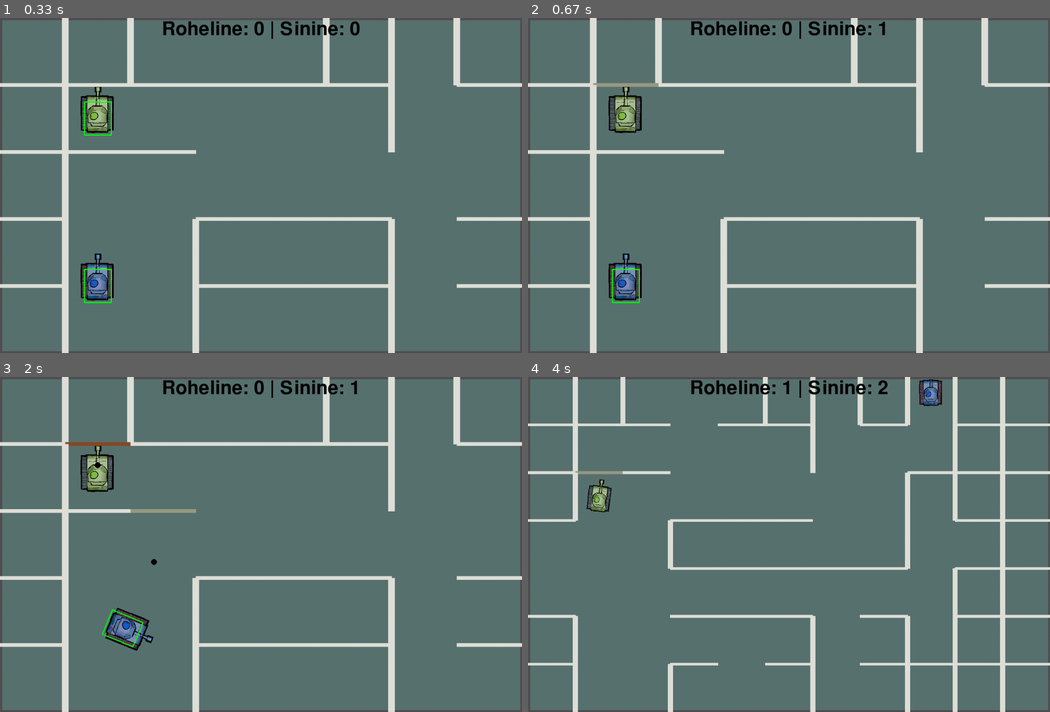
Above: before the commit, frames 1-4 (two rows, left to right).
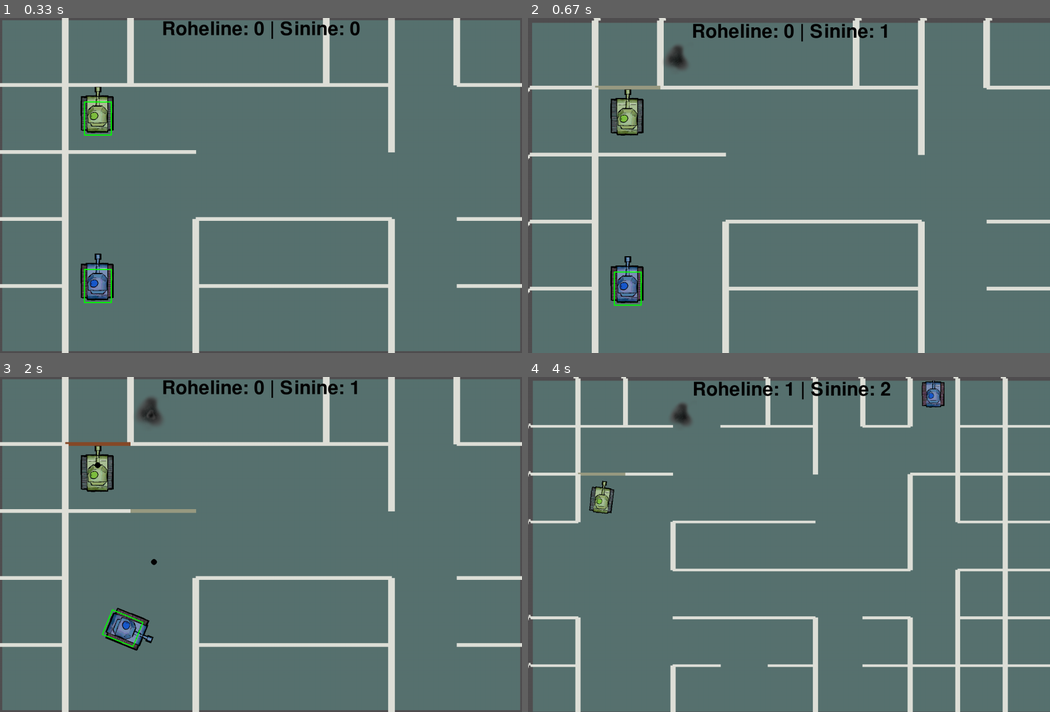
Above: after the commit, the same moments.

Repository: Last-Name-Dude/tank-treads-pygame
Game: pygame game, started from start.py
Same seed, same stepped clock (60 frames per second), same inputs: the game is played once before the commit and once after it.
Inputs:
- Up to frame 1 (0.33 s): no input
- Up to frame 2 (0.67 s): tap Space at 0.33 s
- Up to frame 3 (2 s): hold Right 0.67-1.13 s; hold D 0.67-1.13 s; tap Space at 0.73, 1.03, 1.23, 1.57, 1.87 s; tap Right Ctrl at 0.82 s; hold Up 1.17-1.47 s; hold W 1.17-1.47 s; hold Right 1.5-1.97 s; hold D 1.5-1.97 s
- Up to frame 4 (4 s): hold Left 2-2.53 s; hold A 2-2.53 s; tap Space at 2.07, 2.37, 2.63, 2.97, 3.27, 3.4, 3.8 s; tap Right Ctrl at 2.15, 3.48 s; hold Down 2.57-2.87 s; hold S 2.57-2.87 s; hold Left 2.9-3.3 s; hold A 2.9-3.3 s; hold Up 3.33-3.7 s; hold W 3.33-3.7 s; hold Right from 3.73 s (still down); hold D from 3.73 s (still down)

Frame 1 is identical in both runs. In frame 2, 11% of the frame differs, in the area x 0-100%, y 0-100%; in frame 3, 0.3%; in frame 4, 12%.

Commit message:
Lisasin screenshake Parandasin skoori lugemist Particle system algusosa töötab

Diff:
--- a/particles.py
+++ b/particles.py
@@ -5,22 +5,20 @@
 puff_img = pg.transform.scale(pg.image.load("puff.png"),(150,150))
 
 class Particle(pg.sprite.Sprite):
-    def __init__(self, groups, image, pos, lifetime=500, speed_max=50, speed_min=10, fade_start=0):
+    def __init__(self, groups, image, pos, lifetime=500, speed_max=50, speed_min=10, fade_start=1):
         pg.sprite.Sprite.__init__(self, groups)
         self.image = image.copy()
-        self.pos = vec(pos)
+        self.pos = pg.Vector2(pos)
         self.rect = self.image.get_rect()
         self.rect.center = self.pos
-        self.vel = vec(uniform(speed_min, speed_max), 0).rotate(uniform(0, 360))
+        self.vel = pg.Vector2(uniform(speed_min, speed_max), 0).rotate(uniform(0, 360))
         self.lifetime = lifetime
         self.age = 0
         self.fade_start = fade_start
-        self.gravity = gravity
 
     def update(self, dt):
         self.shrink()
         self.fade()
-        self.vel.y += self.gravity
         self.pos += self.vel * dt
         self.rect.center = self.pos
         self.age += dt * 1000
@@ -36,7 +34,7 @@
             if ratio > 1:
                 ratio = 1
             scale = 1 - ratio
-            self.image = pg.transform.rotozoom(img.copy(), 0, ratio)
+            self.image = pg.transform.rotozoom(puff_img.copy(), 0, ratio)
             self.rect = self.image.get_rect()
             self.rect.center = self.pos
 
@@ -51,6 +49,9 @@
             mask = int(255 * (1 - ratio))
             self.image.fill([mask, mask, mask], special_flags=pg.BLEND_RGBA_MIN)
 
+all_sprites = pg.sprite.Group()
+def particles_initalize():
+    return (all_sprites)
+
 def puff(surf, pos, radius, scale):
-    for i in range(9):
-        pass
+    Particle(all_sprites, puff_img, pos)
--- a/start.py
+++ b/start.py
@@ -1,7 +1,9 @@
 import pygame as pg
 from math import *
 import collision
+import particles
 from random import randint
+from random import uniform
 #Silver Erm ja Priit Laidma
 
 pg.init()
@@ -10,6 +12,7 @@
 screen_w = 1400
 screen_h = 900
 screen = pg.display.set_mode((screen_w, screen_h))
+bilt_layer = pg.Surface((screen_w,screen_h))
 
 green_tank_img = pg.transform.scale(pg.image.load("roheline_tank.png"),(150,150))
 blu_tank_img = pg.transform.scale(pg.image.load("sinine_tank.png"),(150,150))
@@ -84,9 +87,9 @@
             bullets.append(bullet(kuuli_algpunkt,kuuli_algvektor,bullet_time,self)) #asukoht, sihivektor ja eluaeg
             self.delay = 150
 
-    def draw(self,screen, img):
+    def draw(self,surf, img):
         """Joonistab tanki ekraanile"""
-        transform_bilt_center(screen, img, self.pos, self.angle, self.vector)
+        transform_bilt_center(surf, img, self.pos, self.angle, self.vector)
 
     # def update_bullets(self):
     #     for b in self.bullets:
@@ -97,12 +100,12 @@
     #             self.bullets.remove(b)
 
 class bullet:
-    def __init__(self,pos,vec,time,shooter):
+    def __init__(self,pos,vec,time,owner):
         self.pos = pos
         self.vec = vec
         self.time = time
         self.radius = bullet_r*s
-        self.shooter = shooter # seob kuuli ja tanki, mis ta välja tulistas
+        self.owner = owner # seob kuuli ja tanki, mis ta välja tulistas
 
 class Wall:
     def __init__(self,lai,pikk,angle,pos,color):
@@ -111,6 +114,14 @@
         self.hp = 3
         self.color = color
 
+def offset(count, size,time, dt):
+    while count > 0:
+        count -= dt * time
+        yield (uniform(0,1)*size*count**2, uniform(0,1)*size*count**2)
+    while True:
+        yield (0, 0)
+
+
 def transform_bilt_center(surf, img, pos, angle, vec): #selle funktsiooniga manipuleerime pilte nende nurga ja positsiooni põhjal, ilma neid moonutamata
     rotated = pg.transform.rotate(pg.transform.scale_by(img,s),angle)
     e = pg.Vector2()
@@ -123,8 +134,7 @@
     ret_objects = [] #objektide kogum. Olgu selleks kas seinad, teised tangid vms
     ret_spawnpoints = []
     with open("maps/map_0" + str(nr) +".txt") as f: gamemap = [i.strip() for i in f.readlines()]
-    scale_w = screen_w/(len(list(gamemap[0])))
-    scale_h = screen_h/(len(gamemap))
+
     ret_s = 8/max([len(list(gamemap[0]))/2,len(gamemap)]) #väga oluline muutuja. Skaleerib kõike mängus
 
     scale_w = screen_w/(len(list(gamemap[0]))/2+0.5)
@@ -155,11 +165,14 @@
 tank1_skoor = 0
 tank2_skoor = 0 # mängu alguses mõlemal 0 punkti
 
+shake = offset(0,10, 10,dt)
 running = True
 timeout = False
 reset = True
 
 timeout_time = 0
+
+particuls = particles.particles_initalize()
 
 while running:
     if timeout:
@@ -173,7 +186,7 @@
         spawn_choice = randint(0,1)
         tank1 = Tank(spawnpoints[spawn_choice], 0, pg.Vector2(), [pg.K_w, pg.K_a, pg.K_s, pg.K_d, pg.K_SPACE])
         tank2 = Tank(spawnpoints[spawn_choice - 1], 0, pg.Vector2(), [pg.K_UP, pg.K_LEFT, pg.K_DOWN, pg.K_RIGHT, pg.K_RCTRL])
-        tanklist = [(tank1, 1), (tank2, 2)] # 1 ja 2 on mängija ID-d
+        tanklist = [tank1,tank2] # 1 ja 2 on mängija ID-d
         scaled_bullet_speed = bullet_speed*s
         scaled_tank_speed = tank_speed*s
         reset = False
@@ -184,7 +197,7 @@
             running = False
 
     #kirjutab kogu ekraani üle
-    screen.fill("#587270")
+    bilt_layer.fill("#587270")
 
     keys = pg.key.get_pressed() #nupud
 
@@ -192,18 +205,18 @@
     if tank1 is not None:
         tank1.update(dt)
         tank1.check_input(dt,keys)
-        tank1.draw(screen,green_tank_img)
+        tank1.draw(bilt_layer,green_tank_img)
     if tank2 is not None:
         tank2.update(dt)
         tank2.check_input(dt,keys)
-        tank2.draw(screen,blu_tank_img)
+        tank2.draw(bilt_layer,blu_tank_img)
 
     #tank_collision = [collision.update_rect(80*s,100*s,tank.ang_vel + tank.angle,tank.pos + tank.vel) for tank in [tank1,tank2]]
 
-    for t, ID in tanklist:
-        pg.draw.polygon(screen, "green", t.points, 3) # tanki collision kast debugimiseks
+    for t in tanklist:
+        pg.draw.polygon(bilt_layer, "green", t.points, 3) # tanki collision kast debugimiseks
         bool_collision = False
-        other_tanks = [other_t for other_t, id in tanklist if other_t != t]
+        other_tanks = [other_t for other_t in tanklist if other_t != t]
 
         all_collision_objects = dobjects + objects + other_tanks
 
@@ -213,40 +226,13 @@
                 break
         if not bool_collision:
             t.pos += t.vel
-            t.angle += t.ang_vel        # siin kogu see blokk 203-216 ma ei ole päris kindel mis see on
-                                        # sest ma ei osanud ja siis AI aitas kõvasti lol
-        bullets_to_remove = []
-        for b in bullets:
-            if collision.check_circ_rect(b.pos,b.radius,collision.update_rect(100,80,t.angle,t.pos))[0]:
-                print("Hit!")
-                shooter_tank = b.shooter
-
-                if shooter_tank == t:  # siin annab vastasele punkti, kui kogemata ennast lased
-                    if t == tank1:
-                        tank2_skoor += 1
-                    elif t == tank2:
-                        tank1_skoor += 1
-                else:
-                    if shooter_tank == tank1: # annab punkti, kui vastast lased
-                        tank1_skoor += 1
-                    elif shooter_tank == tank2:
-                        tank2_skoor += 1
-                print(f"Tank 1 skoor (roheline) : {tank1_skoor} | Tank 2 skoor (sinine): {tank2_skoor}")
-                bullets_to_remove.append(b)
-
-                timeout_time = 3
-                timeout = True
-                tanklist.remove((t, ID))
-                break
-        for b in bullets_to_remove:
-            if b in bullets:
-                bullets.remove(b)
+            t.angle += t.ang_vel
 
     for obj in objects + dobjects:
-        pg.draw.polygon(screen, obj.color, obj.points)
+        pg.draw.polygon(bilt_layer, obj.color, obj.points)
 
     for b in bullets:
-        pg.draw.circle(screen, "black", b.pos, b.radius)
+        pg.draw.circle(bilt_layer, "black", b.pos, b.radius)
         for obj in objects:
             coll_info = collision.check_circ_rect(b.pos-b.vec*bullet_speed*dt,b.radius,obj.points)
             if coll_info[0]:
@@ -255,6 +241,7 @@
         for obj in dobjects:
             coll_info = collision.check_circ_rect(b.pos-b.vec*bullet_speed*dt,b.radius,obj.points)
             if coll_info[0]:
+                particles.puff(bilt_layer, (400, 100), 1, 1)
                 b.vec = b.vec.reflect(coll_info[1])
                 obj.hp -= 1
                 if obj.hp == 3:
@@ -266,6 +253,20 @@
                 elif obj.hp == 0:
                     dobjects.remove(obj)
 
+        for t in tanklist:
+            if collision.check_circ_rect(b.pos, b.radius, collision.update_rect(100, 80, t.angle, t.pos))[0]:
+                print("Hit!")
+                shake = offset(1,20, 1, dt)
+                if t == tank1:
+                    tank2_skoor += 1
+                elif t == tank2:
+                    tank1_skoor += 1
+                print(f"Tank 1 skoor (roheline) : {tank1_skoor} | Tank 2 skoor (sinine): {tank2_skoor}")
+                timeout_time = 3
+                timeout = True
+                tanklist.remove(t)
+                bullets.remove(b)
+                break
 
         b.pos -= b.vec * dt * scaled_bullet_speed
         b.time -= dt * 10
@@ -273,9 +274,14 @@
         if b.time <= 0:
             bullets.remove(b)
 
+    particuls.update(dt)
+    particuls.draw(bilt_layer)
+
     score_text = font.render(f"Roheline: {tank1_skoor} | Sinine: {tank2_skoor}", True, (0, 0, 0))
     score_rect = score_text.get_rect(center=(screen_w // 2, 30))
-    screen.blit(score_text, score_rect)
+    bilt_layer.blit(score_text, score_rect)
+
+    screen.blit(bilt_layer, next(shake))
 
     pg.display.flip()
 
